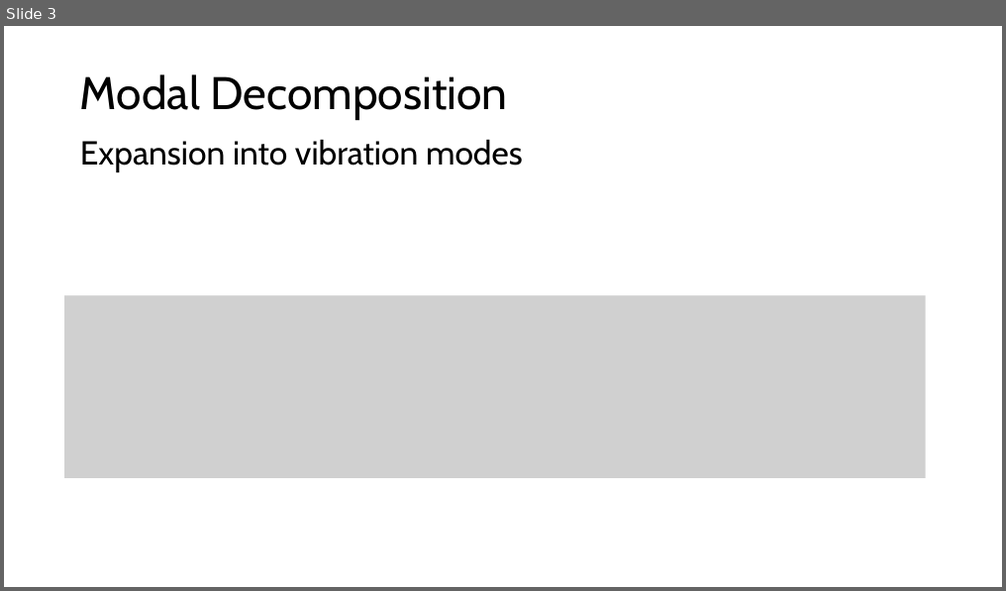
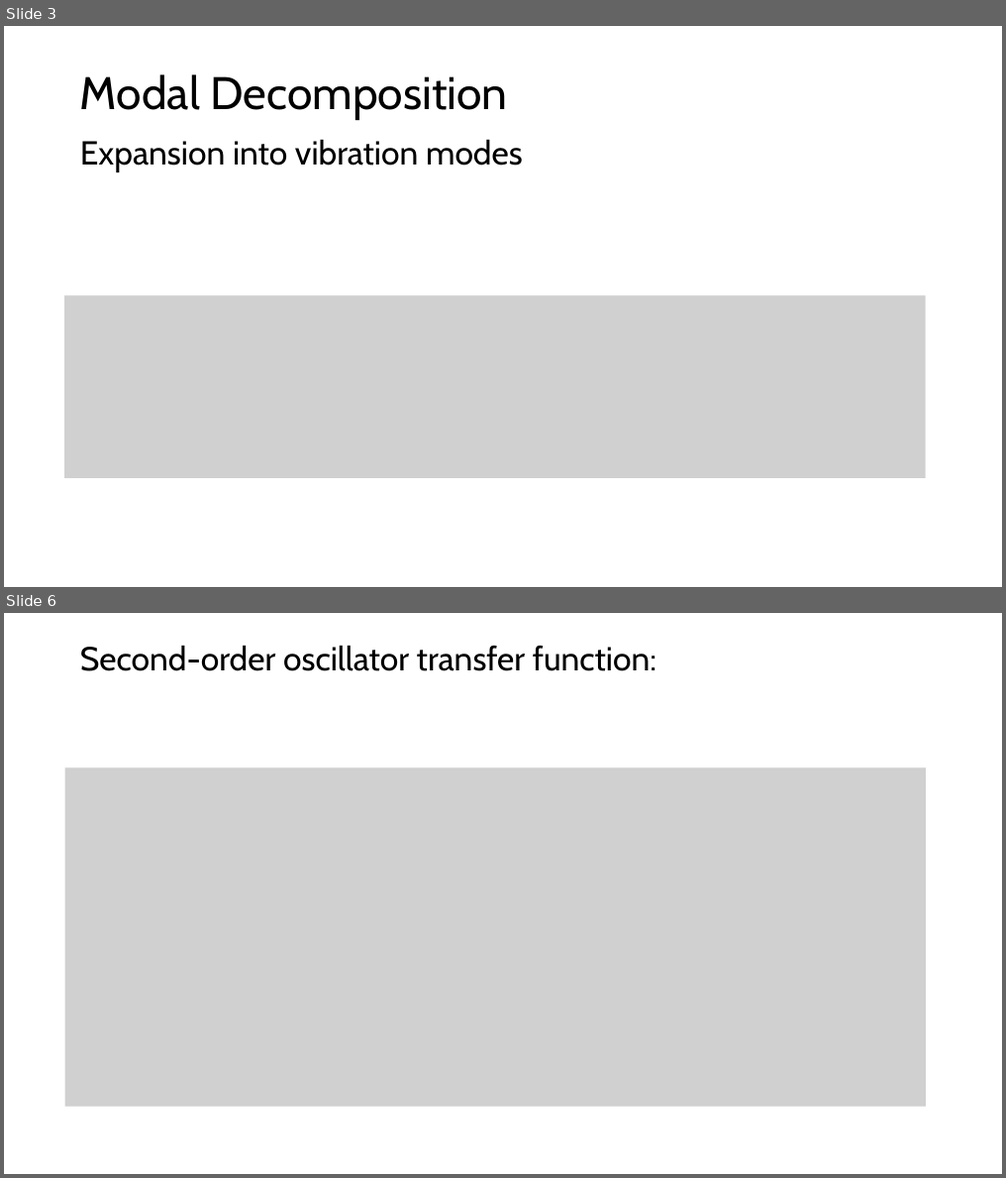
Before and after one commit to shohame/CVPR-2026, a slide deck: Docs/Hearing the Room Through the Shape of the Drum.pptx. Shown one above the other, each under a label of ours: slide 3 before the commit, slides 3 and 6 after it; the slides between them are not shown. The pictures are 1006x591 and 1006x1178 pixels, drawn with LibreOffice and Linux fonts; fonts in the diff are those of the drawing; grey boxes stand for pictures. Boxes give left, top, right and bottom in pixels: in the first picture for what was removed or moved away, otherwise in the second. Text is boxed around its words. In the diff, an @@ line names an element or a change of style, - is before the commit and + after.

```diff
--- a/Docs/Hearing the Room Through the Shape of the Drum.pptx
+++ b/Docs/Hearing the Room Through the Shape of the Drum.pptx
@@ slide 6 added at bbox=[4, 613, 1002, 1174], background #FFFFFF @@
@@ title added at bbox=[80, 645, 656, 671], 32 pt, text #000000 @@
+Second-order oscillator transfer function:
@@ picture added at bbox=[64, 768, 926, 1107] @@
```
Also in this commit, not shown: 14 other slides added, 9 other files.
